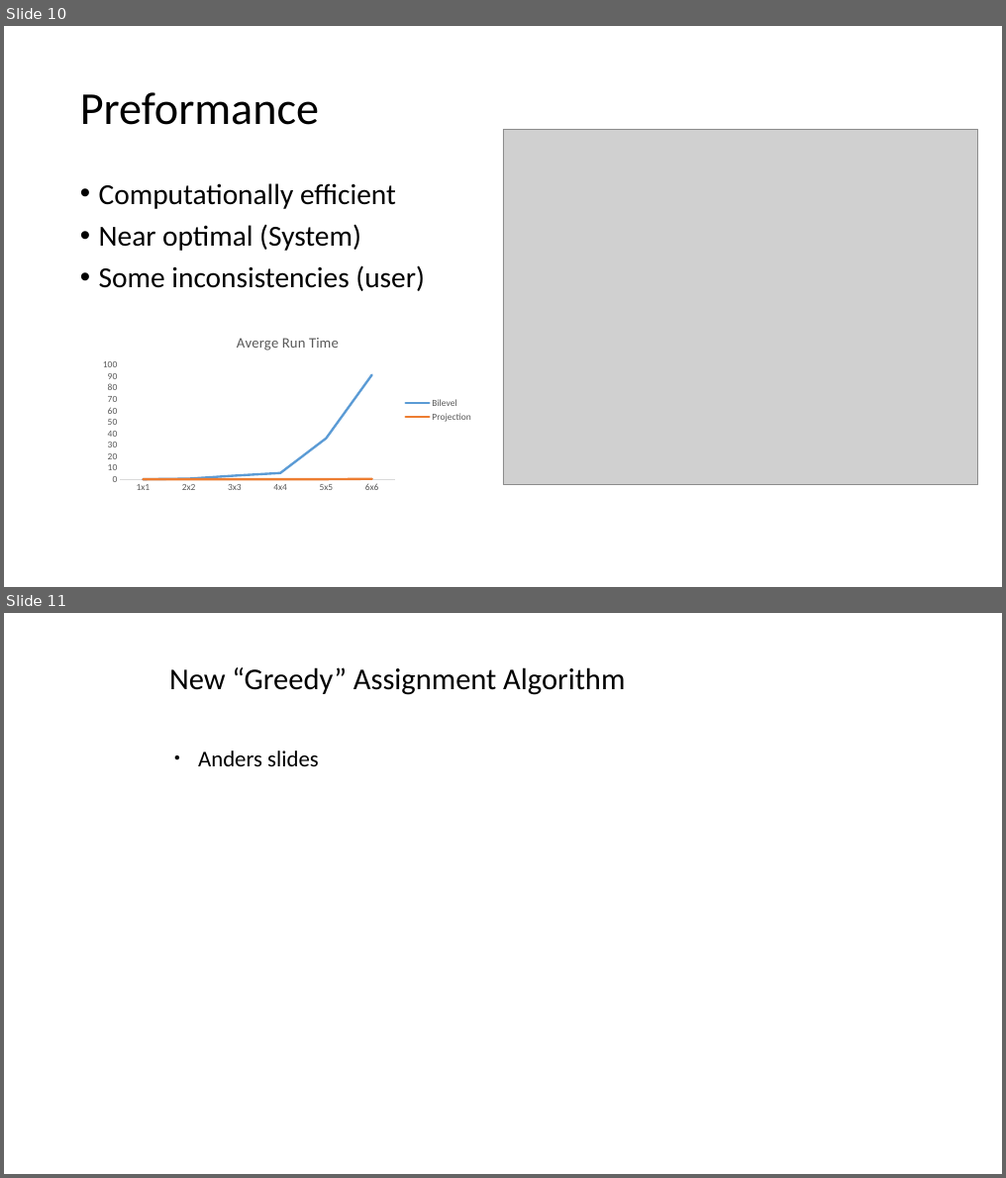
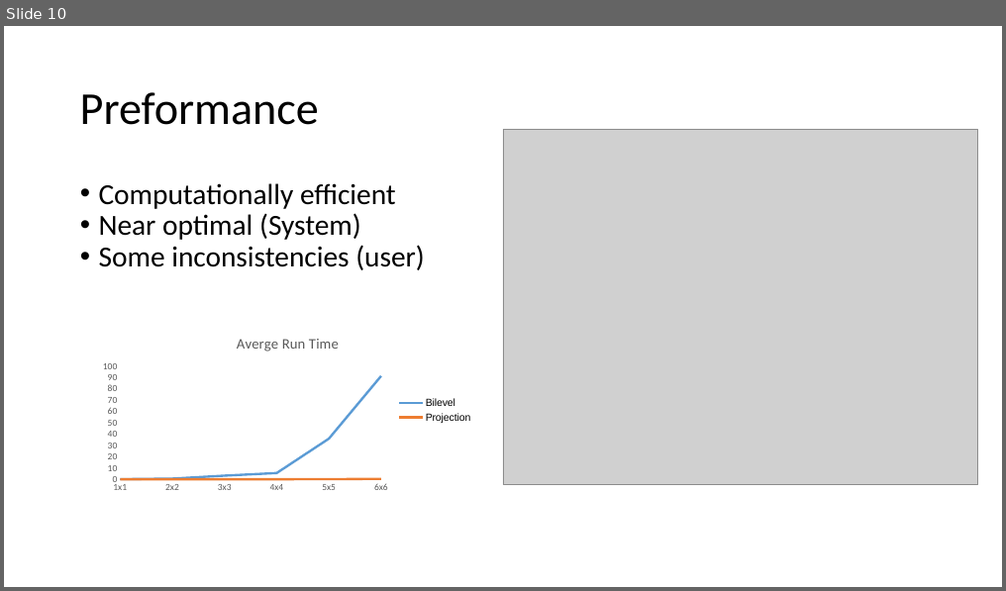
Before and after one commit to sirmarcis/CSP-Final-Project, a slide deck: CSP4.pptx. Shown one above the other, each under a label of ours: slides 10 and 11 before the commit, slide 10 after it. The pictures are 1006x1178 and 1006x591 pixels, drawn with LibreOffice and Linux fonts; fonts in the diff are those of the drawing; grey boxes stand for pictures. Boxes give left, top, right and bottom in pixels: in the first picture for what was removed or moved away, otherwise in the second. Text is boxed around its words. In the diff, an @@ line names an element or a change of style, - is before the commit and + after.

Commit message:
made anders additions to final presentation slides

```diff
--- a/CSP4.pptx
+++ b/CSP4.pptx
@@ slide 11 removed at box(4, 613, 1002, 1174), background #FFFFFF @@
@@ text removed at box(169, 667, 625, 695) @@
-New “Greedy” Assignment Algorithm
@@ text removed at box(198, 751, 319, 766) @@
-● Anders slides
@@ slide 10 changed as well @@
@@ text "Computationally efficient" at box(99, 183, 425, 271): less space between paragraphs @@
@@ line chart at box(95, 323, 480, 497) @@
@@ title "Averge Run Time " to "Averge Run Time" @@
@@ legend changed @@
@@ category axis changed @@
@@ value axis changed @@
@@ lettering changed @@
```
Also in this commit, not shown: 9 other slides changed, 5 slides added.
